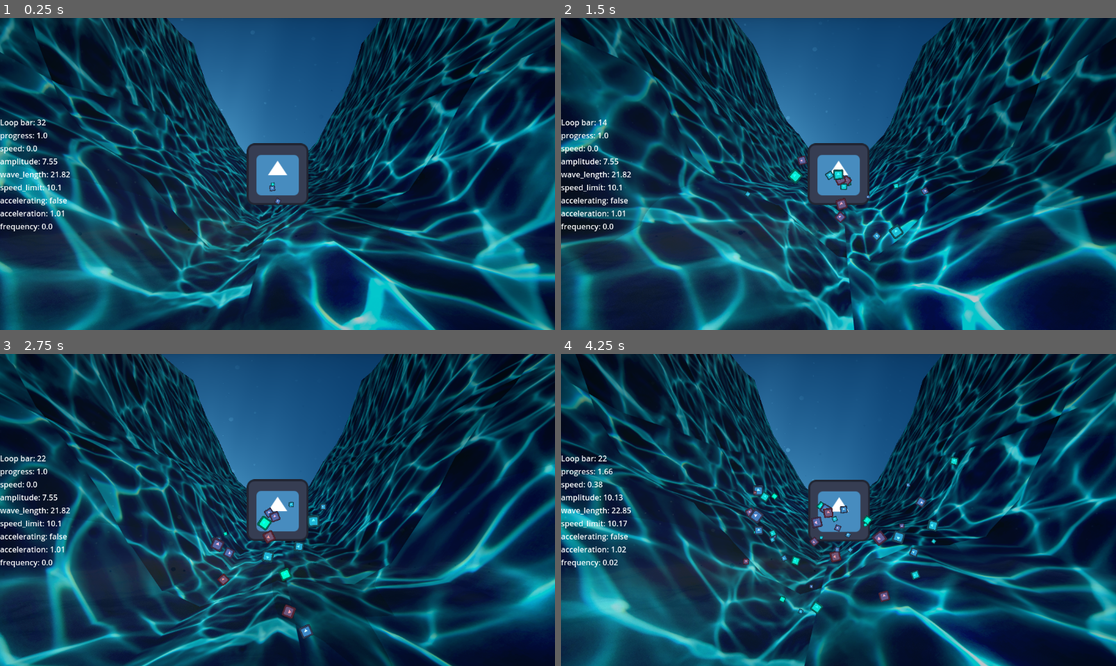
Above: before the commit, frames 1-4 (two rows, left to right).
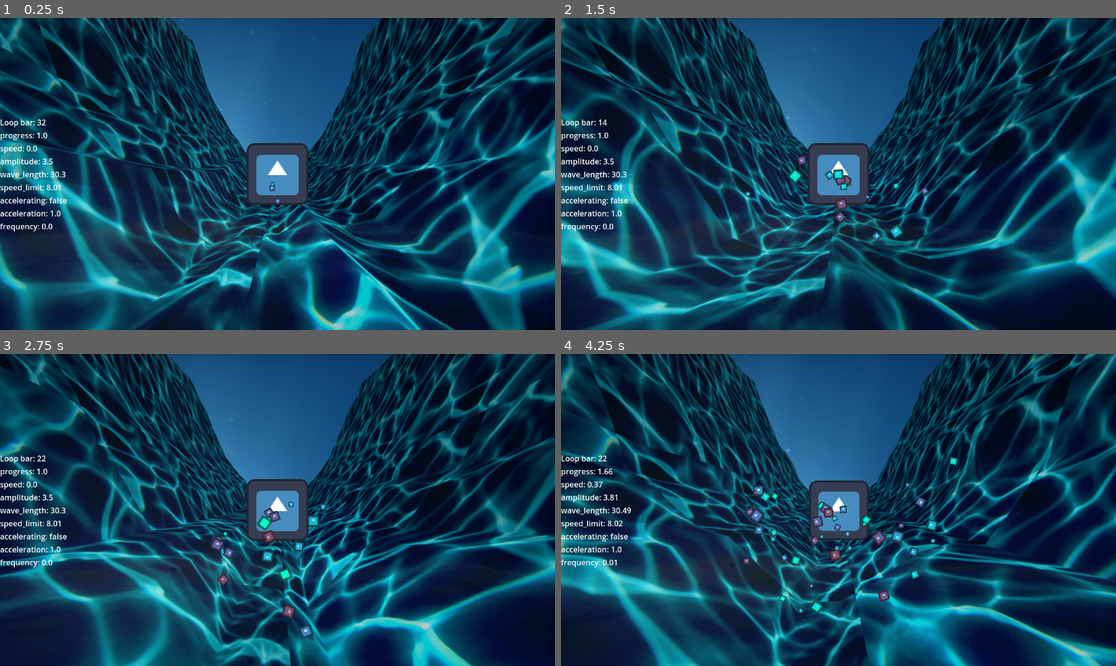
Above: after the commit, the same moments.

Repository: mabanana/waves
Game: Godot game, scene res://wave_scroller.tscn
Two runs of this game, one before a commit and one after it. Both use one fixed random seed, a clock stepped at 60 frames per second and the inputs below. The engine's default icon, where the game draws it, is replaced by a stand-in: a white triangle on a blue panel in a dark square. Sound files missing from this copy of the repository are replaced by a short silence.
Inputs:
- Up to frame 1 (0.25 s): no input
- Up to frame 2 (1.5 s): hold Right (ui_right) 0.53-1.28 s
- Up to frame 3 (2.75 s): hold Right (ui_right) from 2.03 s (still down)
- Up to frame 4 (4.25 s): release Right (ui_right) at 2.78 s; hold W (accelerate) 2.78-3.53 s

The runs differ from the first frame. In frame 1, 43% of the frame differs, in the area x 0-100%, y 0-100%; in frame 2, 54%; in frame 3, 54%; in frame 4, 55%.

Commit message:
Add shader controller

Diff:
--- a/music_controller.gd
+++ b/music_controller.gd
@@ -1,4 +1,5 @@
 extends Node
+class_name MusicController
 @export var main_loop: AudioStreamPlayer
 const main_track := preload("res://wave.ogg")
 
--- /dev/null
+++ b/shader_controller.gd
@@ -0,0 +1,35 @@
+extends Node
+class_name ShaderController
+@export var main: Main
+@export var wave_scene: Node3D
+@export var music_controller: MusicController
+var wave_mesh: MeshInstance3D
+var wave_material: ShaderMaterial
+
+var slide_speed
+var wobble_speed
+var wobble_intensity
+var texture_scale
+var wave_height
+var curvature
+var texture
+var time_scale
+var bpm
+
+func _ready():
+	for child in wave_scene.get_children():
+		if child is MeshInstance3D and child.mesh.material is ShaderMaterial:
+			wave_material = child.mesh.material
+			wave_mesh = child
+
+func _process(delta):
+	var bpm = music_controller.main_loop.stream.get_bpm()
+	wave_height = clamp(1.0 + main.amplitude / main._unit / 20, 1, 2.25)
+	wobble_speed = clamp(bpm/60 + main.amplitude / main._unit, 1.5, 5.5)
+	wobble_intensity = clamp(0.8 + main.amplitude / main._unit / 17, 0.8, 2.1)
+	slide_speed = clamp(0.35 + main.frequency / main._unit / 7, 0.35, 1.0)
+	#wave_material.set_shader_parameter("wave_height", wave_height)
+	wave_material.set_shader_parameter("wobble_speed", wobble_speed)
+	#wave_material.set_shader_parameter("wobble_intensity", wobble_intensity)
+	#wave_material.set_shader_parameter("slide_speed", slide_speed)
+	wave_material.set_shader_parameter("bpm", bpm)
--- a/toon_waves.gdshader
+++ b/toon_waves.gdshader
@@ -8,7 +8,14 @@
 uniform float texture_scale = 0.2;
 uniform float wave_height = 0.4;
 uniform float curvature = 20.0;
+uniform float bpm = 130;
+uniform float bounce_psec = 1.0;
+uniform float music_effect = 0.3;
+varying float time_scale;
+varying float bps;
 uniform sampler2D water : repeat_enable;
+
+
 
 // https://godotshaders.com/shader/shield-shader-with-intersection-highlight/
 uniform sampler2D depth_texture : source_color, hint_depth_texture;
@@ -16,11 +23,13 @@
 varying vec2 sample_choord;
 
 void vertex() {
-
+	bps = bounce_psec * 10.0 * TIME / PI * bpm / 60.0;
+	time_scale = 1.0 - music_effect * sin(bps);
 	VERTEX.y += sin(TIME * wobble_speed + (VERTEX.x + VERTEX.z) * 0.3) * wave_height;
 	NORMAL -= cos(TIME * wobble_speed + (VERTEX.x + VERTEX.z) * 0.3) * wave_height;
 	VERTEX.y += sin(TIME * wobble_speed + (VERTEX.x - VERTEX.z) / 12.0) * wave_height;
 	NORMAL -= cos(TIME * wobble_speed + (VERTEX.x - VERTEX.z) / 12.0) * wave_height;
+	VERTEX.y += sin(TIME * time_scale + (VERTEX.z * VERTEX.z) / 12.0) * 1.2 * wave_height;
 	sample_choord = VERTEX.xz;
 	vec2 mid = vec2(0.5, 0.5);
 	VERTEX.y += (distance(mid, UV) * distance(mid, UV)) * curvature;
@@ -57,5 +66,5 @@
 	float linear_object_depth = -object_view.z;
 
 	ALBEDO = mix(color1, color2, smoothstep(0.0, 4.0, linear_depth - linear_object_depth));
-	ALBEDO = mix(color2, ALBEDO, -0.25);
+	ALBEDO = mix(color2, ALBEDO, -0.25 + 0.02*sin(bps));
 }
--- a/wave_scene.tscn
+++ b/wave_scene.tscn
@@ -10,8 +10,11 @@
 shader_parameter/wobble_speed = 3.0
 shader_parameter/wobble_intensity = 1.7
 shader_parameter/texture_scale = 0.05
-shader_parameter/wave_height = 2.0
+shader_parameter/wave_height = 1.2
 shader_parameter/curvature = 300.0
+shader_parameter/bpm = 130.0
+shader_parameter/bounce_psec = 0.1
+shader_parameter/music_effect = 0.05
 shader_parameter/water = ExtResource("2_oujlm")
 
 [sub_resource type="PlaneMesh" id="PlaneMesh_oujlm"]
--- a/wave_scroller.gd
+++ b/wave_scroller.gd
@@ -1,13 +1,14 @@
 extends Node2D
+class_name Main
 
 @export var sprite: Sprite2D
 @export var exhaust_particle: GPUParticles2D
 
 const _amplitude = 50.0
 const _wave = 3.0
-const _wave_length = 20.0
-const _speed_limit = 10.0
-const _unit = 10.0
+const _wave_length = 30.0
+const _speed_limit = 8.0
+const _unit = 100.0
 var _acceleration = 1.0
 
 var x_seed:= randf()+0.5
--- a/wave_scroller.tscn
+++ b/wave_scroller.tscn
@@ -6,6 +6,7 @@
 [ext_resource type="Shader" uid="uid://sdrg3m4atwd4" path="res://volumetric_waves.gdshader" id="3_hysyj"]
 [ext_resource type="AudioStream" uid="uid://3anoi7pe0oio" path="res://wave.ogg" id="5_f8bmd"]
 [ext_resource type="Script" uid="uid://d3y0wklf13l6n" path="res://music_controller.gd" id="6_4sxhh"]
+[ext_resource type="Script" uid="uid://k65m3d8v3ewm" path="res://shader_controller.gd" id="7_uej3w"]
 
 [sub_resource type="ShaderMaterial" id="ShaderMaterial_f8bmd"]
 shader = ExtResource("3_hysyj")
@@ -112,3 +113,9 @@
 [node name="MusicController" type="Node" parent="." node_paths=PackedStringArray("main_loop")]
 script = ExtResource("6_4sxhh")
 main_loop = NodePath("../AudioStreamPlayer")
+
+[node name="ShaderController" type="Node" parent="." node_paths=PackedStringArray("main", "wave_scene", "music_controller")]
+script = ExtResource("7_uej3w")
+main = NodePath("..")
+wave_scene = NodePath("../CanvasLayer/SubViewportContainer/SubViewport/WaveScene")
+music_controller = NodePath("../MusicController")
Not shown, added: shader_controller.gd.uid
Not shown: 1 places in wave_scroller.tscn that only renumber resources
